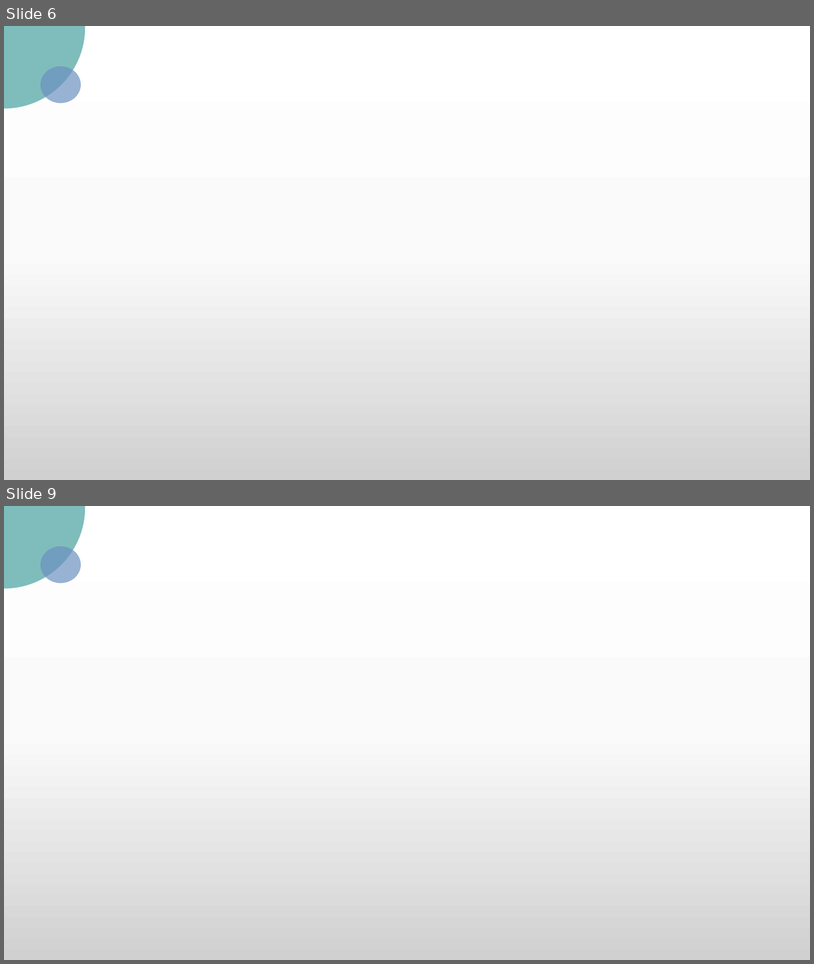
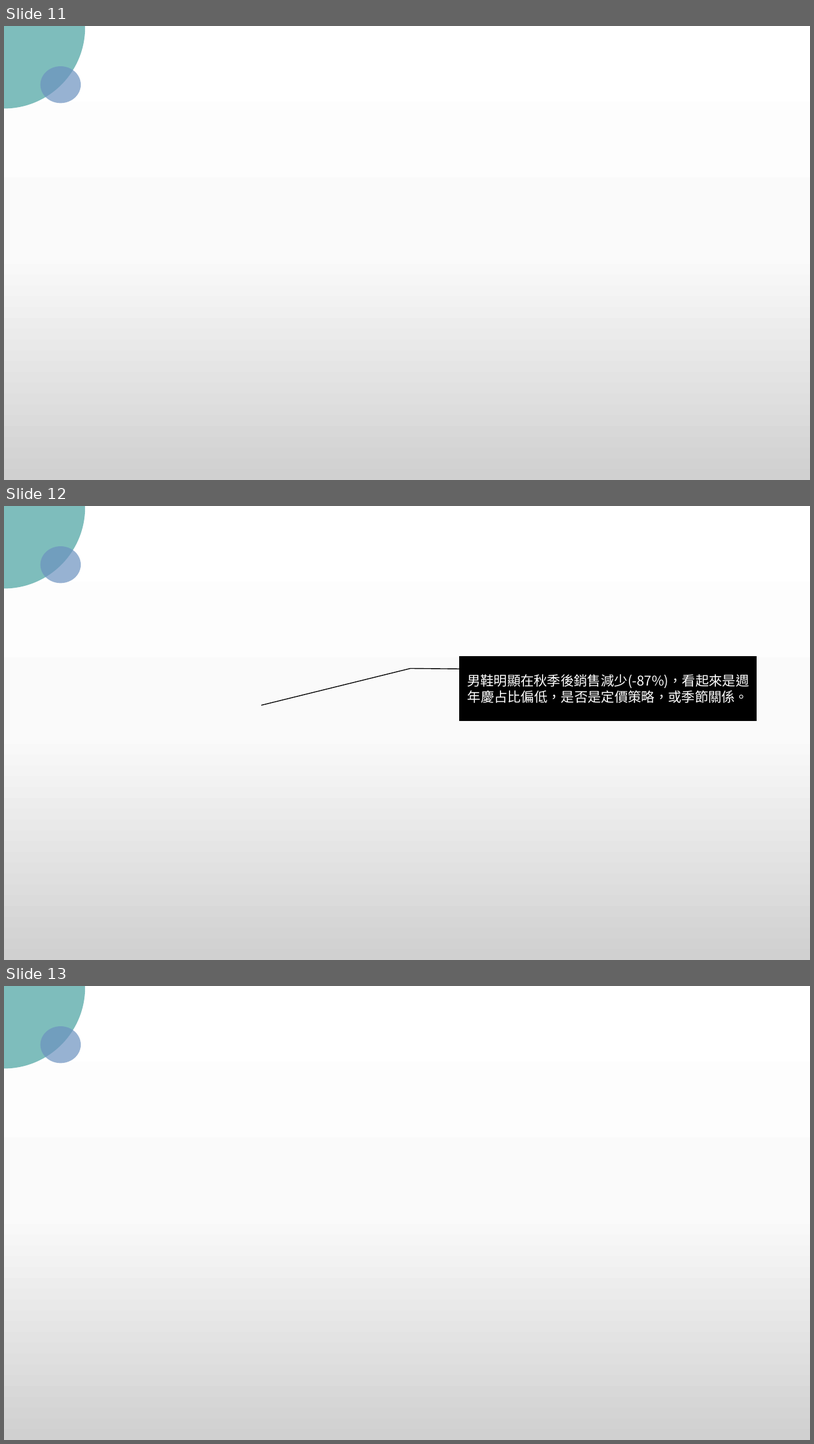
Before and after one commit to Crystal9202/SideProject02-DataAnalysis, a slide deck: Sideprojetc.pptx. Shown one above the other, each under a label of ours: slides 6 and 9 before the commit, slides 11, 12 and 13 after it; the slides between them are not shown. The pictures are 814x964 and 814x1444 pixels, drawn with LibreOffice and Linux fonts; fonts in the diff are those of the drawing; background and template pictures are left out. Boxes give left, top, right and bottom in pixels: in the first picture for what was removed or moved away, otherwise in the second. Text is boxed around its words. In the diff, an @@ line names an element or a change of style, - is before the commit and + after.

```diff
--- a/Sideprojetc.pptx
+++ b/Sideprojetc.pptx
@@ slide 12 added at box(4, 506, 810, 960), background picture (left out) @@
@@ ellipse added at box(4, 506, 85, 588), fill #48A2A0 at 70% opacity @@
@@ ellipse added at box(40, 547, 81, 583), fill #6C92C0 at 70% opacity @@
@@ border callout added at box(460, 656, 757, 720), fill #000000, outline #000000 1 pt, 16 pt, text #FFFFFF @@
+男鞋明顯在秋季後銷售減少(-87%)，看起來是週年慶占比偏低，是否是定價策略，或季節關係。
@@ what was slide 6 is now slide 11 @@
@@ what was slide 9 is now slide 13 @@
```
Also in this commit, not shown: 3 slides changed, 14 other slides added, 8 slides removed, 3 other files.
